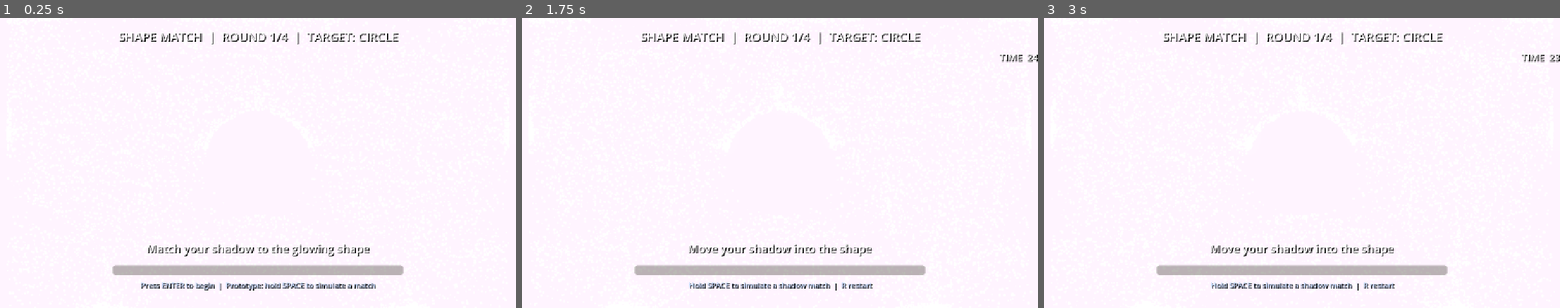
Above: before the commit, frames 1-3 (left to right).
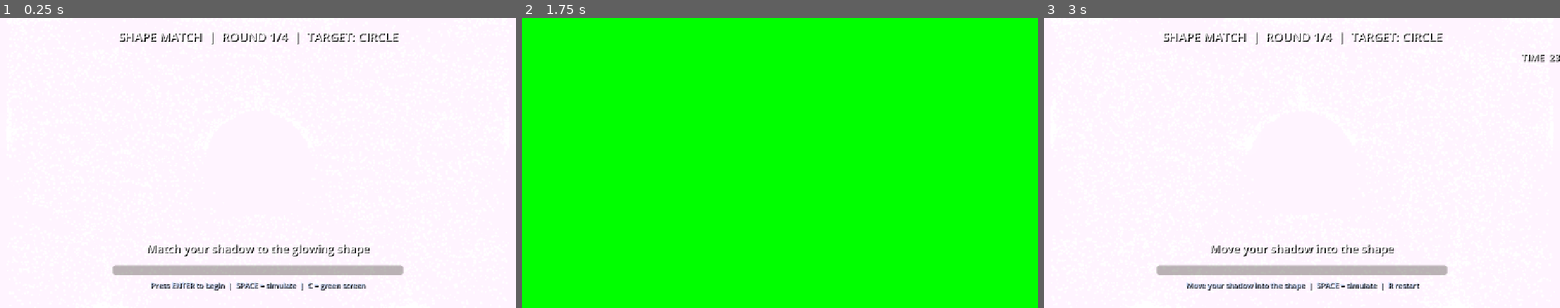
Above: after the commit, the same moments.

Repository: galheumyu/TheShadow
Game: Godot game, scene res://main.tscn
Two runs of this game, one before a commit and one after it. Both use one fixed random seed, a clock stepped at 60 frames per second and the inputs below.
Inputs:
- Up to frame 1 (0.25 s): no input
- Up to frame 2 (1.75 s): tap Enter at 0.5 s; tap C at 0.6, 1.55 s; tap Space at 0.77, 0.8, 1.07, 1.25, 1.35, 1.52 s
- Up to frame 3 (3 s): tap Space at 1.82, 2.3, 2.75 s; tap Enter at 2, 2.85 s; tap C at 2.1 s

The runs differ from the first frame. In frame 1, 0.7% of the frame differs, in the area x 27-73%, y 91-94%; in frame 2, 100%, in the area x 0-100%, y 0-100%; in frame 3, 0.7%.

Commit message:
Godot get shadow and show

Diff:
--- a/ParticleField/ParticleField.gd
+++ b/ParticleField/ParticleField.gd
@@ -14,6 +14,13 @@
 		if is_node_ready():
 			_apply_shared_uniforms()
 
+## Shadow detected by the vision process; particles gather on its outline.
+var shadow_mask: Texture2D:
+	set(value):
+		shadow_mask = value
+		if is_node_ready():
+			_apply_shadow_mask()
+
 @onready var particles: GPUParticles3D = $GPUParticles3D
 
 var _process_material: ShaderMaterial
@@ -28,6 +35,7 @@
 	_draw_material = particles.material_override as ShaderMaterial
 	particles.emitting = true
 	_apply_shared_uniforms()
+	_apply_shadow_mask()
 	set_match_score(0.0)
 	_update_visibility_aabb()
 
@@ -44,6 +52,16 @@
 
 func set_hole_mask(texture: Texture2D) -> void:
 	hole_mask = texture
+
+
+func set_shadow_mask(texture: Texture2D) -> void:
+	shadow_mask = texture
+
+
+func _apply_shadow_mask() -> void:
+	# Only the motion shader reads it; the draw pass just renders the particles.
+	if _process_material:
+		_process_material.set_shader_parameter("shadow_mask", shadow_mask)
 
 
 func _apply_shared_uniforms() -> void:
--- a/ParticleField/particle_motion.gdshader
+++ b/ParticleField/particle_motion.gdshader
@@ -5,6 +5,9 @@
 // match_score is color-only via particle_tint.
 
 uniform sampler2D hole_mask : filter_linear, repeat_disable;
+// Shadow from the vision process (alpha = shadow). Empty until the first frame arrives.
+uniform sampler2D shadow_mask : filter_linear, repeat_disable, hint_default_transparent;
+uniform float shadow_pull_strength : hint_range(0.0, 40.0) = 14.0;
 uniform vec2 wall_half_extents = vec2(6.0, 3.5);
 uniform vec3 particle_tint = vec3(0.35, 0.65, 1.0);
 
@@ -43,6 +46,21 @@
 
 vec2 world_to_uv(vec2 pos) {
 	return pos / wall_half_extents * 0.5 + vec2(0.5);
+}
+
+float shadow_at(vec2 uv) {
+	if (uv.x < 0.0 || uv.x > 1.0 || uv.y < 0.0 || uv.y > 1.0) {
+		return 0.0;
+	}
+	return texture(shadow_mask, uv).a;
+}
+
+vec2 shadow_gradient(vec2 uv) {
+	ivec2 sz = textureSize(shadow_mask, 0);
+	vec2 texel = 1.0 / max(vec2(sz), vec2(1.0));
+	float dx = shadow_at(uv + vec2(texel.x, 0.0)) - shadow_at(uv - vec2(texel.x, 0.0));
+	float dy = shadow_at(uv + vec2(0.0, texel.y)) - shadow_at(uv - vec2(0.0, texel.y));
+	return vec2(dx, dy) / (2.0 * texel);
 }
 
 vec2 mask_gradient(vec2 uv) {
@@ -181,6 +199,19 @@
 		float into_hole = min(dot(vel, n), 0.0);
 		vel -= into_hole * n * max(near_hole, W);
 
+		// --- Shadow contour: pull particles onto the 0.5 level set of the shadow ---
+		// Inside the shadow the pull points out, outside it points in, so particles
+		// gather on the outline instead of filling or avoiding it. The gradient weight
+		// keeps the force local: particles far from the shadow are left alone.
+		vec2 s_grad = shadow_gradient(uv);
+		float s_mag = length(s_grad);
+		if (s_mag > 1e-3) {
+			vec2 s_n = s_grad / s_mag;
+			float s_val = shadow_at(uv);
+			float edge = smoothstep(1.0, 4.0, s_mag);
+			vel += s_n * (0.5 - s_val) * shadow_pull_strength * edge * DELTA;
+		}
+
 		vel *= exp(-damping * DELTA);
 
 		float spd = length(vel);
--- a/ParticleWall.gd
+++ b/ParticleWall.gd
@@ -14,6 +14,7 @@
 @export var image_mask_rounds: Array[Texture2D] = []
 
 @onready var _field: ParticleField = $ParticleField
+@onready var _link: VisionLink = $VisionLink
 
 var _state: GameState = GameState.INTRO
 var _shape_index := 0
@@ -21,6 +22,8 @@
 var _match_elapsed := 0.0
 var _transition_elapsed := 0.0
 var _match_held := false
+var _space_held := false
+var _last_shadow: Texture2D
 var _valid_image_masks: Array[Texture2D] = []
 
 var _header_label: Label
@@ -28,6 +31,7 @@
 var _message_label: Label
 var _progress_bar: ProgressBar
 var _prompt_label: Label
+var _calib_rect: ColorRect
 
 
 func _ready() -> void:
@@ -38,8 +42,10 @@
 
 
 func _process(delta: float) -> void:
+	_update_shadow_mask()
 	if _state == GameState.PLAYING:
 		_time_remaining = maxf(_time_remaining - delta, 0.0)
+		_match_held = _link.matched or _space_held
 		if _match_held:
 			_match_elapsed += delta
 			_field.set_match_score(_match_elapsed / MATCH_HOLD_DURATION)
@@ -68,10 +74,7 @@
 		return
 
 	if event.keycode == KEY_SPACE:
-		if event.pressed and not event.echo and _state == GameState.PLAYING:
-			_match_held = true
-		elif not event.pressed:
-			_match_held = false
+		_space_held = event.pressed and not event.echo and _state == GameState.PLAYING
 		return
 
 	if not event.pressed or event.echo:
@@ -88,6 +91,33 @@
 					_start_game()
 		KEY_R:
 			_start_game()
+		KEY_C:
+			_toggle_calibration_screen()
+
+
+func _update_shadow_mask() -> void:
+	# Hand the newest shadow to the wall. Dropped when vision reports no valid frame,
+	# otherwise the last outline would stay on the wall forever.
+	var shadow: Texture2D = _link.shadow_texture if _link.valid else null
+	if shadow == _last_shadow:
+		return
+	_last_shadow = shadow
+	_field.set_shadow_mask(shadow)
+
+
+func _toggle_calibration_screen() -> void:
+	# Solid green screen for the vision calibration: a saturated color is easy to
+	# separate from a white wall, whatever the room light is.
+	if _calib_rect == null:
+		var layer := CanvasLayer.new()
+		layer.layer = 20
+		add_child(layer)
+		_calib_rect = ColorRect.new()
+		_calib_rect.set_anchors_and_offsets_preset(Control.PRESET_FULL_RECT)
+		_calib_rect.color = Color(0.0, 1.0, 0.0)
+		_calib_rect.mouse_filter = Control.MOUSE_FILTER_IGNORE
+		layer.add_child(_calib_rect)
+	_calib_rect.visible = not _calib_rect.visible
 
 
 func _start_game() -> void:
@@ -118,10 +148,13 @@
 
 
 func _apply_target_shape() -> void:
+	var mask: Texture2D
 	if _shape_index < SHAPES.size():
-		_field.set_hole_mask(_create_hole_mask(SHAPES[_shape_index]))
+		mask = _create_hole_mask(SHAPES[_shape_index])
 	else:
-		_field.set_hole_mask(_valid_image_masks[_shape_index - SHAPES.size()])
+		mask = _valid_image_masks[_shape_index - SHAPES.size()]
+	_field.set_hole_mask(mask)
+	_link.set_target(mask, _shape_index)
 
 
 func _collect_image_masks() -> void:
@@ -244,11 +277,11 @@
 	match _state:
 		GameState.INTRO:
 			_message_label.text = "Match your shadow to the glowing shape"
-			_prompt_label.text = "Press ENTER to begin  |  Prototype: hold SPACE to simulate a match"
+			_prompt_label.text = "Press ENTER to begin  |  SPACE = simulate  |  C = green screen"
 			_timer_label.text = ""
 		GameState.PLAYING:
 			_message_label.text = "Hold your shadow in the shape" if _match_held else "Move your shadow into the shape"
-			_prompt_label.text = "Hold SPACE to simulate a shadow match  |  R restart"
+			_prompt_label.text = "Move your shadow into the shape  |  SPACE = simulate  |  R restart"
 		GameState.ROUND_SUCCESS:
 			_message_label.text = "Shape matched!"
 			_prompt_label.text = "Next shape..."
--- /dev/null
+++ b/VisionLink.gd
@@ -0,0 +1,137 @@
+extends Node
+class_name VisionLink
+
+## UDP link to the Python vision process (see vision/).
+## Sends the target shape, receives the score and the detected shadow shape.
+
+## Where vision listens for set_target (config.py: listen_addr).
+@export var vision_host := "127.0.0.1"
+@export var vision_port := 9001
+## Where vision sends results (config.py: godot_addr).
+@export var listen_port := 9002
+## Size of the target mask sent to vision: keep the work_size aspect, small enough
+## to stay in one datagram.
+@export var mask_size := Vector2i(320, 180)
+## Draw the detected shadow over the screen (debug). The particle wall already
+## shows the shadow outline, so this is off by default.
+@export var show_overlay := false
+
+signal score_received(iou: float, matched: bool)
+
+var iou := 0.0
+var matched := false
+var valid := false
+var shadow_texture: Texture2D
+
+var _socket := PacketPeerUDP.new()
+var _target_id := 0
+var _target_packet := PackedByteArray()
+var _acked := true
+var _resend_in := 0.0
+var _overlay: TextureRect
+var _label: Label
+
+
+func _ready() -> void:
+	var err := _socket.bind(listen_port)
+	if err != OK:
+		push_error("VisionLink: cannot listen on port %d" % listen_port)
+	if show_overlay:
+		_build_overlay()
+
+
+func _process(delta: float) -> void:
+	_receive()
+	_resend(delta)
+	if show_overlay:
+		_update_overlay()
+
+
+## Send the current target shape. Call it at the start of every round.
+func set_target(mask: Texture2D, id: int) -> void:
+	var source := mask.get_image()
+	if source == null:
+		return
+	var image := source.duplicate() as Image
+	# The wall fills the screen: stretching the square wall texture to the screen
+	# aspect gives the shape as the camera sees it.
+	image.resize(mask_size.x, mask_size.y, Image.INTERPOLATE_BILINEAR)
+	_target_id = id
+	_target_packet = JSON.stringify({
+		"type": "set_target",
+		"target_id": id,
+		"w": image.get_width(),
+		"h": image.get_height(),
+		"mask_png_b64": Marshalls.raw_to_base64(image.save_png_to_buffer()),
+	}).to_utf8_buffer()
+	_acked = false
+	_resend_in = 0.0
+
+
+func _receive() -> void:
+	while _socket.get_available_packet_count() > 0:
+		var msg = JSON.parse_string(_socket.get_packet().get_string_from_utf8())
+		if typeof(msg) != TYPE_DICTIONARY:
+			continue
+		if msg.get("type") == "target_ack":
+			if int(msg.get("target_id", -1)) == _target_id:
+				_acked = true
+		elif msg.get("type") == "match":
+			_apply_match(msg)
+
+
+func _apply_match(msg: Dictionary) -> void:
+	valid = bool(msg.get("valid", false))
+	matched = valid and bool(msg.get("matched", false))
+	iou = float(msg.get("iou", 0.0))
+	score_received.emit(iou, matched)
+
+	var b64: String = msg.get("shadow_png_b64", "")
+	if b64.is_empty():
+		return
+	var image := Image.new()
+	if image.load_png_from_buffer(Marshalls.base64_to_raw(b64)) != OK:
+		return
+	var texture := shadow_texture as ImageTexture
+	if texture != null and texture.get_width() == image.get_width() \
+			and texture.get_height() == image.get_height():
+		texture.update(image)
+	else:
+		shadow_texture = ImageTexture.create_from_image(image)
+
+
+func _resend(delta: float) -> void:
+	if _acked or _target_packet.is_empty():
+		return
+	_resend_in -= delta
+	if _resend_in <= 0.0:
+		_resend_in = 1.0     # UDP drops packets: repeat until vision acknowledges
+		_socket.set_dest_address(vision_host, vision_port)
+		_socket.put_packet(_target_packet)
+
+
+func _build_overlay() -> void:
+	var layer := CanvasLayer.new()
+	layer.layer = 5
+	add_child(layer)
+
+	_overlay = TextureRect.new()
+	_overlay.set_anchors_and_offsets_preset(Control.PRESET_FULL_RECT)
+	_overlay.expand_mode = TextureRect.EXPAND_IGNORE_SIZE
+	_overlay.stretch_mode = TextureRect.STRETCH_SCALE
+	_overlay.mouse_filter = Control.MOUSE_FILTER_IGNORE
+	_overlay.modulate = Color(1.0, 1.0, 1.0)
+	layer.add_child(_overlay)
+
+	_label = Label.new()
+	_label.position = Vector2(24, 120)
+	_label.add_theme_font_size_override("font_size", 18)
+	_label.add_theme_color_override("font_color", Color(1.0, 1.0, 1.0))
+	_label.add_theme_color_override("font_shadow_color", Color(0.0, 0.0, 0.0, 0.9))
+	layer.add_child(_label)
+
+
+func _update_overlay() -> void:
+	_overlay.texture = shadow_texture
+	var state := "-" if valid else "no signal"
+	_label.text = "vision  iou %.2f  %s" % [iou, "MATCHED" if matched else state]
--- a/main.tscn
+++ b/main.tscn
@@ -3,6 +3,7 @@
 [ext_resource type="Script" uid="uid://b1vq6uh5nmdw3" path="res://ParticleWall.gd" id="1_script"]
 [ext_resource type="PackedScene" uid="uid://c8iu2u8xoubx5" path="res://ParticleField/ParticleField.tscn" id="2_field"]
 [ext_resource type="Texture2D" uid="uid://brxpkv0d637ar" path="res://HoleMask/circle_soft.png" id="2_h2yge"]
+[ext_resource type="Script" uid="uid://c1k31l34ehe03" path="res://VisionLink.gd" id="4_link"]
 
 [sub_resource type="Environment" id="Environment_wall"]
 background_mode = 1
@@ -30,3 +31,6 @@
 environment = SubResource("Environment_wall")
 
 [node name="ParticleField" parent="." unique_id=39570880 instance=ExtResource("2_field")]
+
+[node name="VisionLink" type="Node" parent="."]
+script = ExtResource("4_link")
--- a/project.godot
+++ b/project.godot
@@ -20,4 +20,9 @@
 
 window/size/viewport_width=1280
 window/size/viewport_height=720
+window/size/mode=3
 window/stretch/mode="canvas_items"
+
+[dotnet]
+
+project/assembly_name="The Shadow"
Not shown, added: VisionLink.gd.uid
